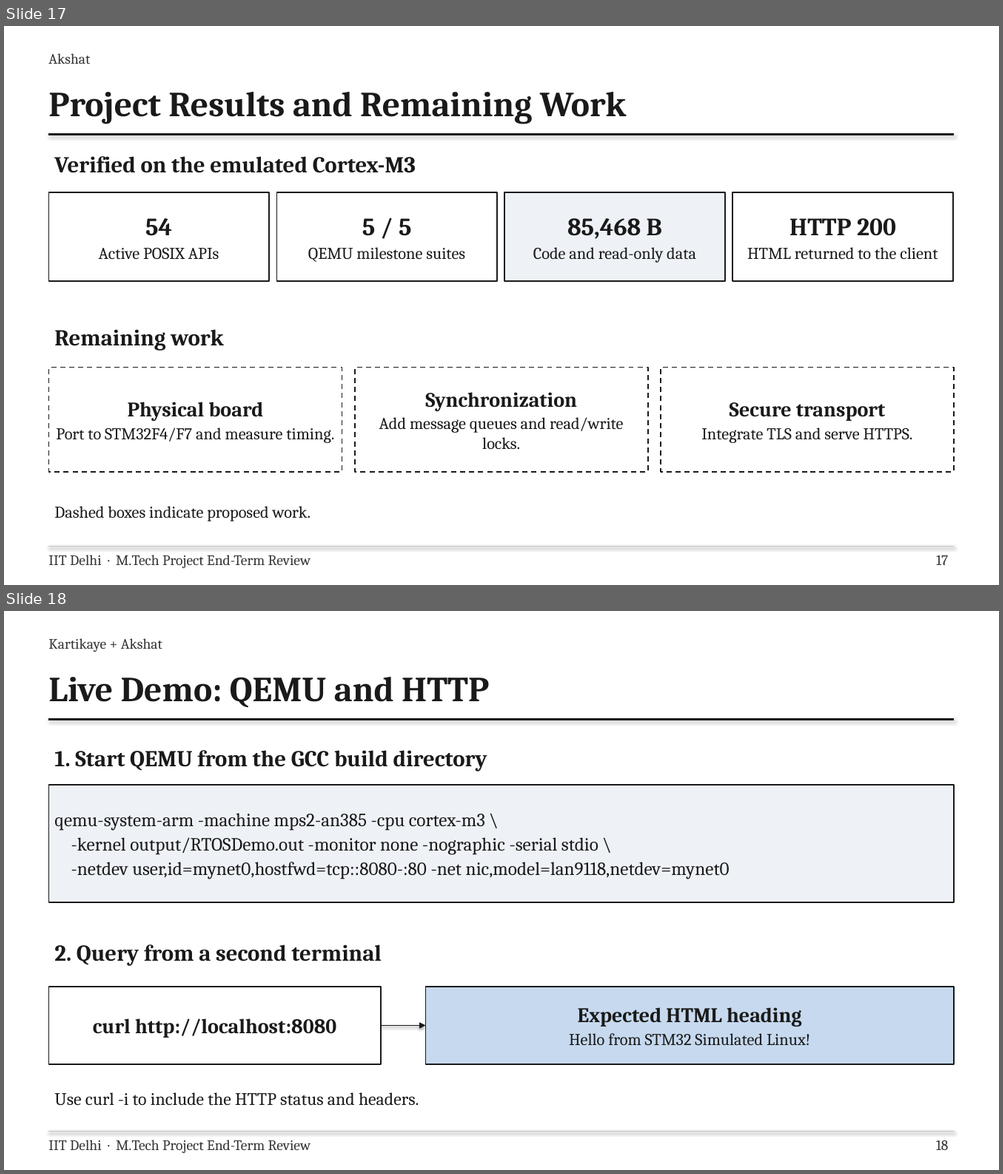
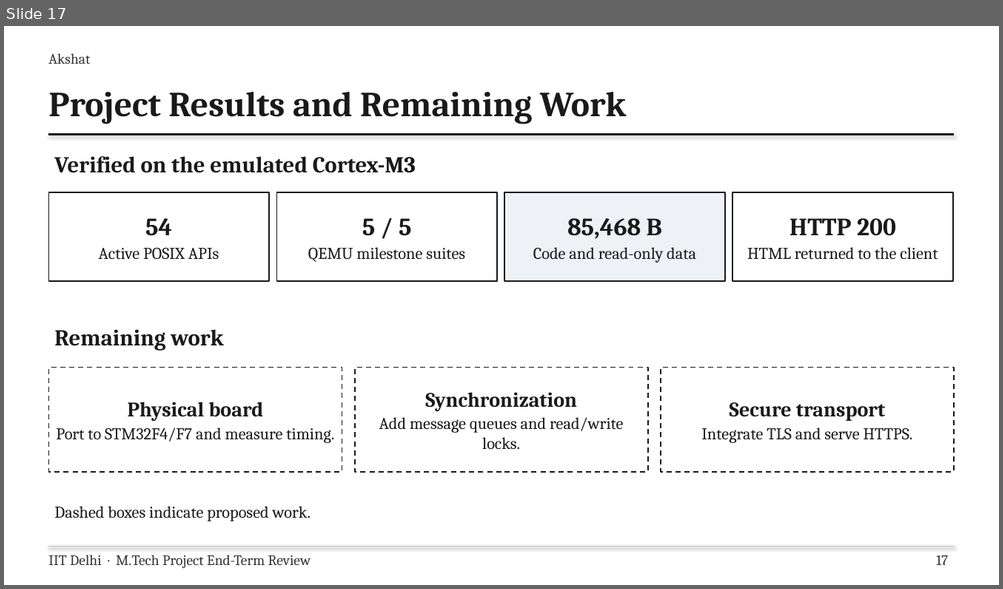
Before and after one commit to Akshat1508/STM32-Simulated-Linux, a slide deck: MTP/Combined_Final_Presentation.pptx. Shown one above the other, each under a label of ours: slides 17 and 18 before the commit, slide 17 after it. The pictures are 1003x1174 and 1003x589 pixels, drawn with LibreOffice and Linux fonts; fonts in the diff are those of the drawing. Boxes give left, top, right and bottom in pixels: in the first picture for what was removed or moved away, otherwise in the second. Text is boxed around its words. In the diff, an @@ line names an element or a change of style, - is before the commit and + after.

```diff
--- a/MTP/Combined_Final_Presentation.pptx
+++ b/MTP/Combined_Final_Presentation.pptx
@@ slide 18 removed at [4,611,999,1170], background #FFFFFF @@
@@ text removed at [48,638,162,652] @@
-Kartikaye + Akshat
@@ text removed at [48,677,489,707] @@
-Live Demo: QEMU and HTTP
@@ line removed from (48, 719) to (954, 719) @@
@@ text removed at [54,750,487,772] @@
-1. Start QEMU from the GCC build directory
@@ rectangle removed at [48,785,954,903] @@
-qemu-system-arm -machine mps2-an385 -cpu cortex-m3 \
--kernel output/RTOSDemo.out -monitor none -nographic -serial stdio \
--netdev user,id=mynet0,hostfwd=tcp::8080-:80 -net nic,model=lan9118,netdev=mynet0
@@ text removed at [54,945,381,966] @@
-2. Query from a second terminal
@@ rectangle removed at [48,987,381,1065] @@
-curl http://localhost:8080
@@ rectangle removed at [426,987,954,1065] @@
-Expected HTML heading
-Hello from STM32 Simulated Linux!
@@ arrow removed from (381, 1026) to (426, 1026) @@
@@ text removed at [54,1093,418,1106] @@
-Use curl -i to include the HTTP status and headers.
@@ line removed from (48, 1132) to (954, 1132) @@
@@ text removed at [48,1140,311,1153] @@
-IIT Delhi · M.Tech Project End-Term Review
@@ text removed at [936,1141,948,1150] @@
-18
```
Also in this commit, not shown: 11 slides changed, 3 other files.
